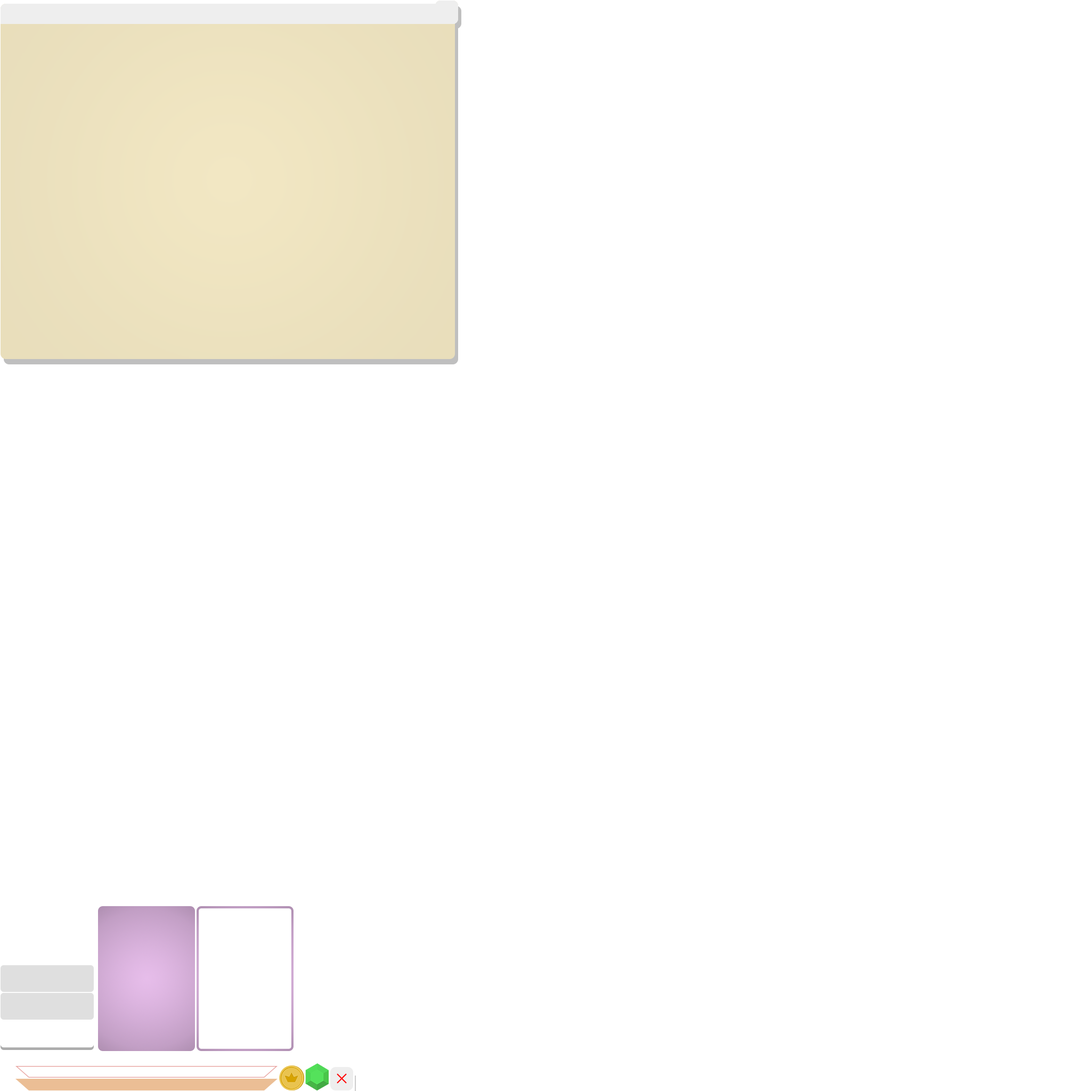
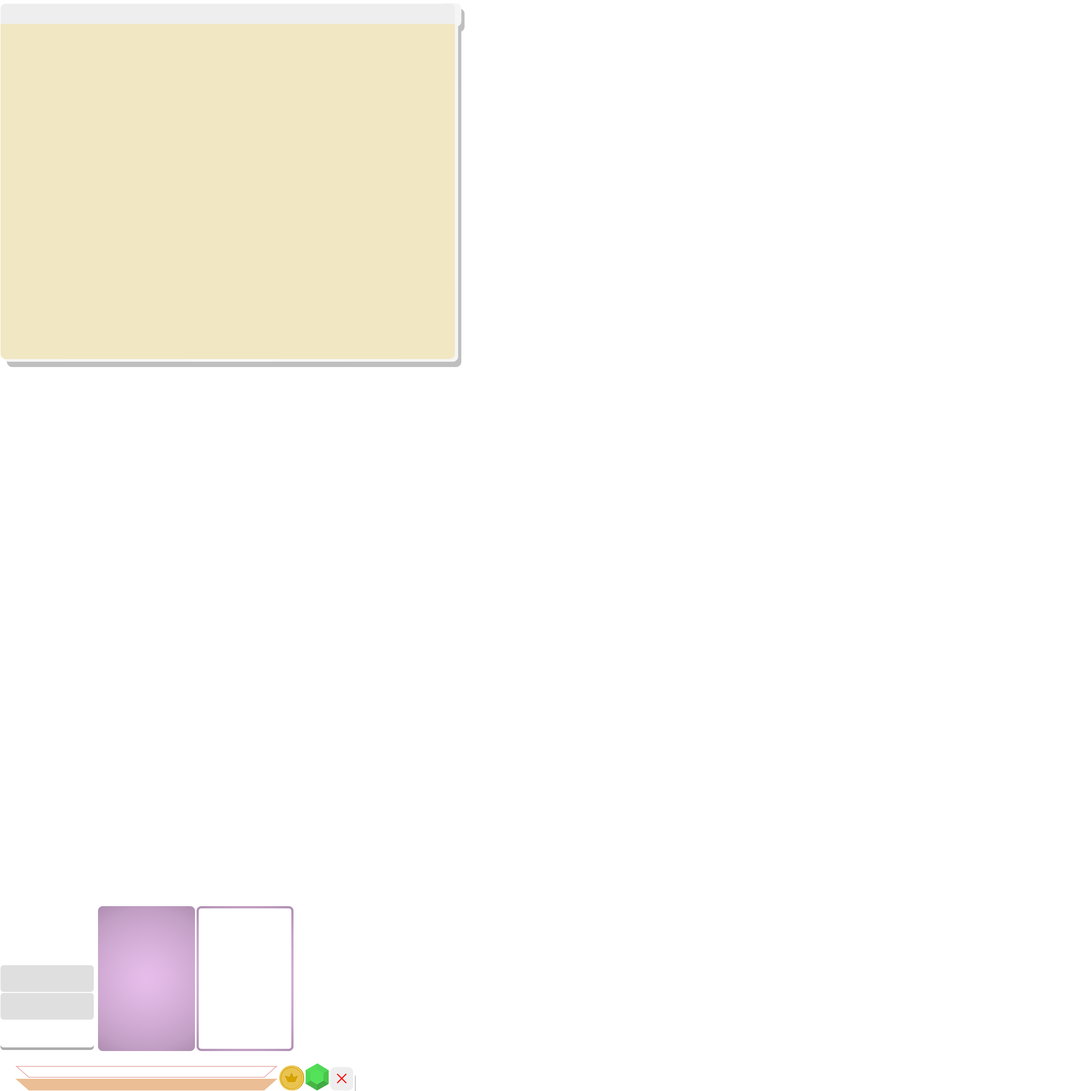
Comparing the layer stacks of the two (1091, 1091) images. Changes:
hid "Фигура 3" over box(435, 0, 459, 24)
painted on "Прямоугольник 2" over box(435, 0, 459, 24)
painted on "Прямоугольник, скругл. углы 1" over box(435, 0, 459, 23)
